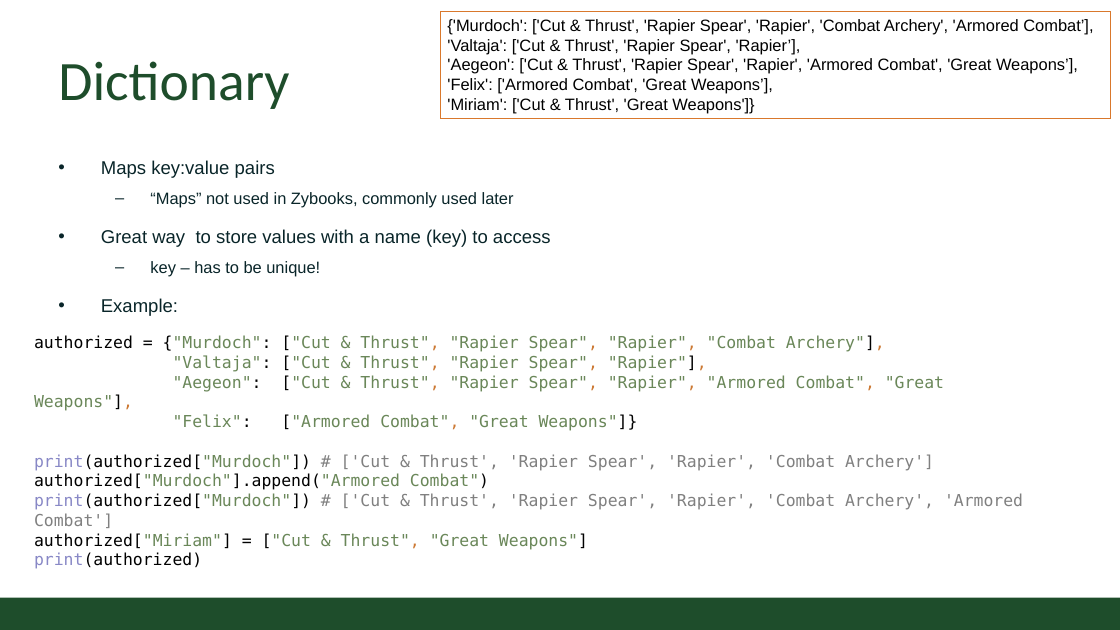
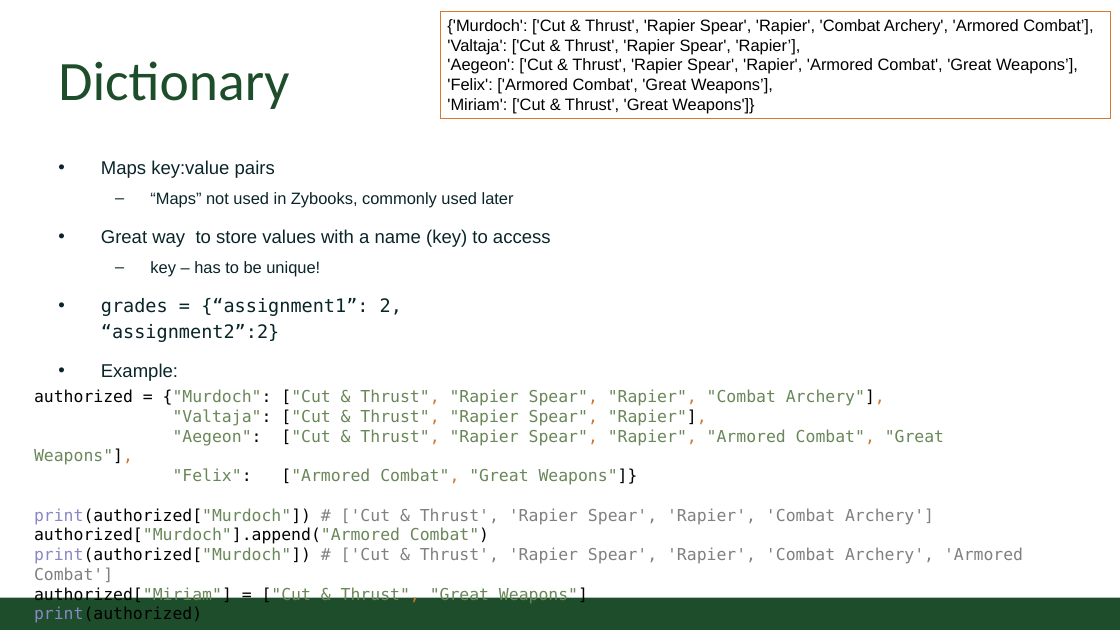
Before and after one commit to CSU-CS150B/handouts, a slide deck: slide 9 of Slides/On-Campus/10_02_HTML_Files_And_Dictionary.pptx (slide 7 before the commit). Drawn at 1120x630 pixels with LibreOffice and Linux fonts; fonts in the diff are those of the drawing; background and template pictures are left out. Boxes give left, top, right and bottom in pixels: in the first picture for what was removed or moved away, otherwise in the second. Text is boxed around its words. In the diff, an @@ line names an element or a change of style, - is before the commit and + after.

Commit message:
updated dictionary lecture and example

```diff
--- a/Slides/On-Campus/10_02_HTML_Files_And_Dictionary.pptx
+++ b/Slides/On-Campus/10_02_HTML_Files_And_Dictionary.pptx
@@ text at bbox=[101, 298, 402, 342]: paragraph added @@
+• grades = {“assignment1”: 2, “assignment2”:2}
@@ text "authorized = {"Murdoch": ["Cut & ...": place and size @@
-text "authorized = {"Murdoch": ["Cut & ..." at bbox=[34, 335, 1023, 549]
+text "authorized = {"Murdoch": ["Cut & ..." at bbox=[34, 389, 1023, 604]
```
Also in this commit, not shown: 1 other slide changed, 4 slides added, 1 other file.
